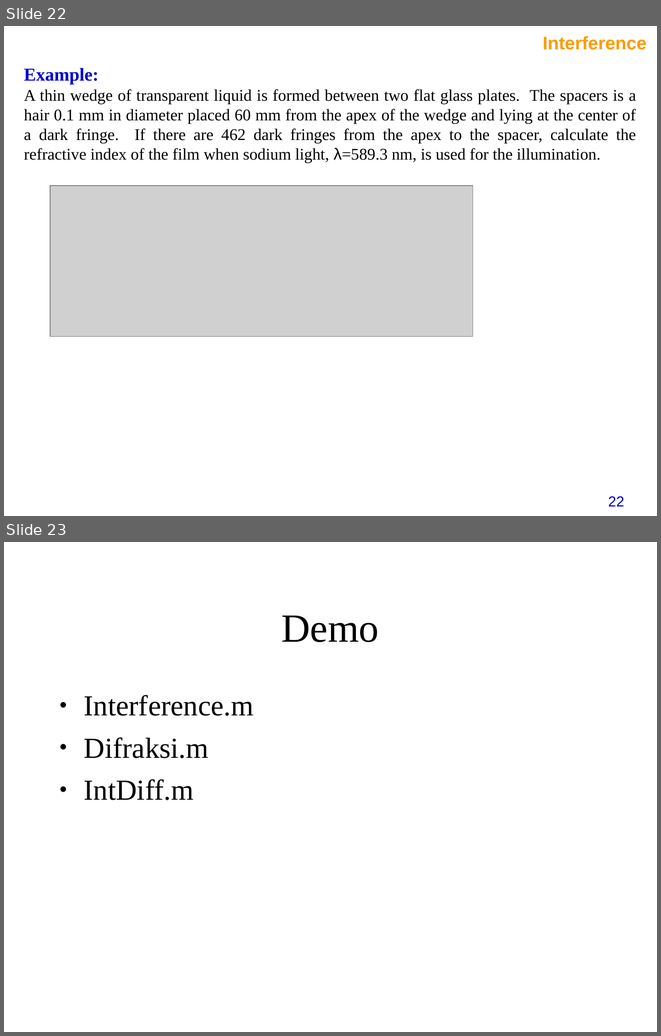
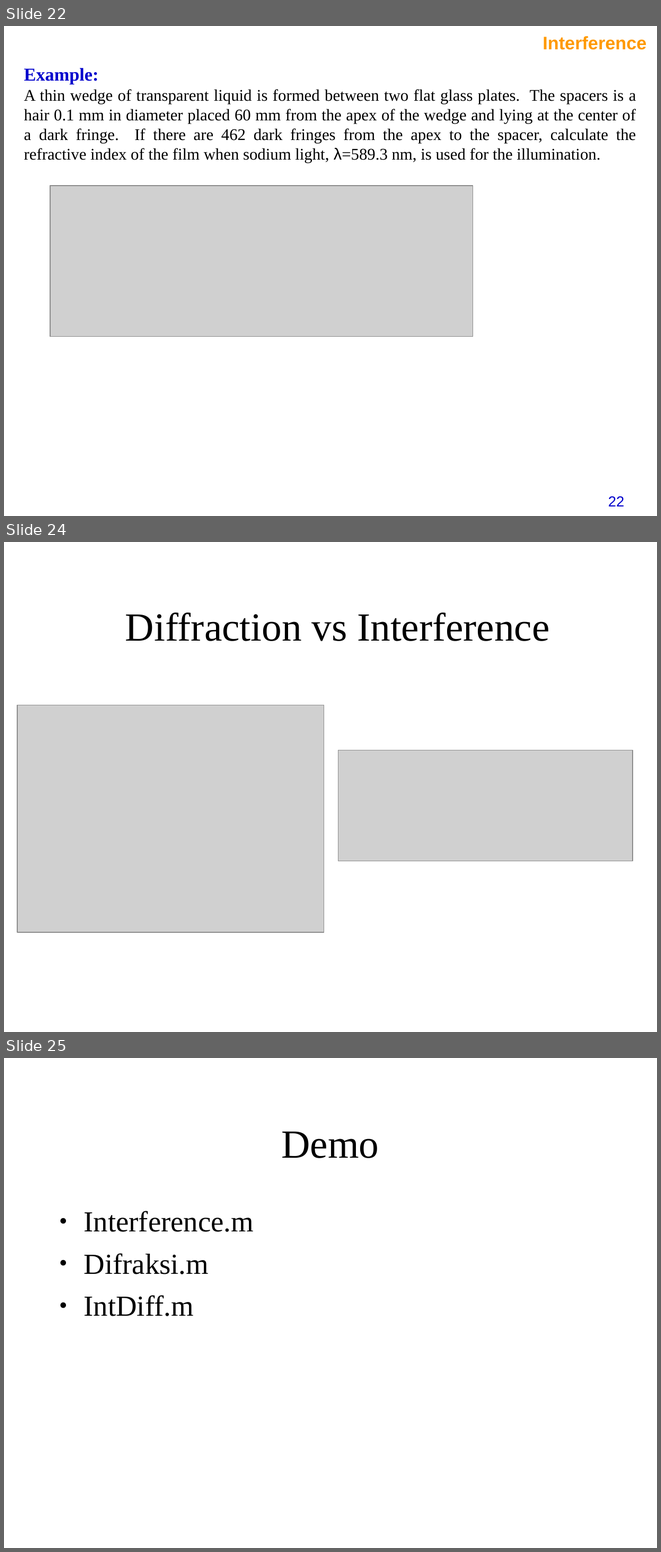
Before and after one commit to bagustris/TeknikOptik, a slide deck: slide/Interference.odp. Shown one above the other, each under a label of ours: slides 22 and 23 before the commit, slides 22, 24 and 25 after it; the slides between them are not shown. The pictures are 661x1036 and 661x1552 pixels, drawn with LibreOffice and Linux fonts; fonts in the diff are those of the drawing; grey boxes stand for pictures. Boxes give left, top, right and bottom in pixels: in the first picture for what was removed or moved away, otherwise in the second. Text is boxed around its words. In the diff, an @@ line names an element or a change of style, - is before the commit and + after.

```diff
--- a/slide/Interference.odp
+++ b/slide/Interference.odp
@@ slide 24 added at (x1=4, y1=542, x2=657, y2=1032), background #FFFFFF @@
@@ title added at (x1=125, y1=612, x2=549, y2=641), 44 pt, text #000000 @@
+Diffraction vs Interference
@@ picture added at (x1=17, y1=705, x2=324, y2=933) @@
@@ picture added at (x1=338, y1=750, x2=633, y2=861) @@
@@ what was slide 23 is now slide 25 @@
```
Also in this commit, not shown: 1 other slide added.
